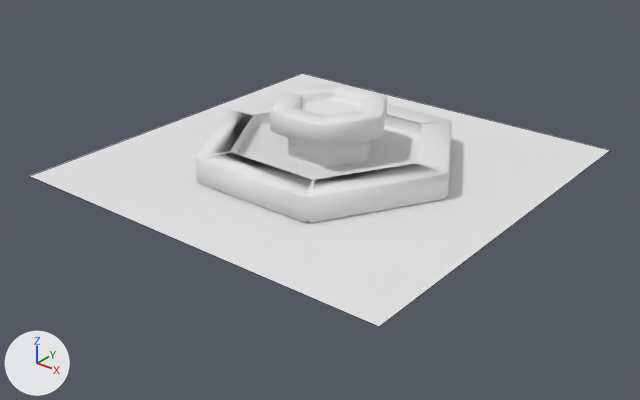
Two versions of the Blender file assets/PROP/school.blend, one commit apart.
Camera for both pictures: a camera (50 mm lens) standing at (11.02, -14.12, 7.76) and looking at (0.23, -0.62, -0.6). Arrows for +X, +Y and +Z are at lower left; the lights stay in place. Mesh edges are drawn as thin lines on the coarser meshes. Materials are left out; every surface is plain grey.

Script lines for the objects in view, before the commit:
```python
me_cylinder = bpy.data.meshes.new('Cylinder')
me_cylinder.from_pydata(...)  # 360 vertices, 343 faces; spans x -2.6..2.6, y -2.97..2.97, z -0.3..1.1
me_cylinder.polygons.foreach_set('use_smooth', [True] * 343)
me_cylinder.materials.append(mat_cycles)
me_plane = bpy.data.meshes.new('Plane')
me_plane.from_pydata([(-1.0, -1.0, 0.0), (1.0, -1.0, 0.0), (-1.0, 1.0, 0.0), (1.0, 1.0, 0.0)], [], [(0, 1, 3, 2)])
ob_fontain = bpy.data.objects.new('fontain', me_cylinder)
ob_fontain.location = (0.0, 0.0, 0.3)
ob_fontain.rotation_euler = (0.0, 0.0, 0.524)  # degrees (0, 0, 30)
ob_plane = bpy.data.objects.new('Plane', me_plane)
ob_plane.location = (0.0, 0.0, 0.0)
ob_plane.scale = (4.54, 4.54, 4.54)
```
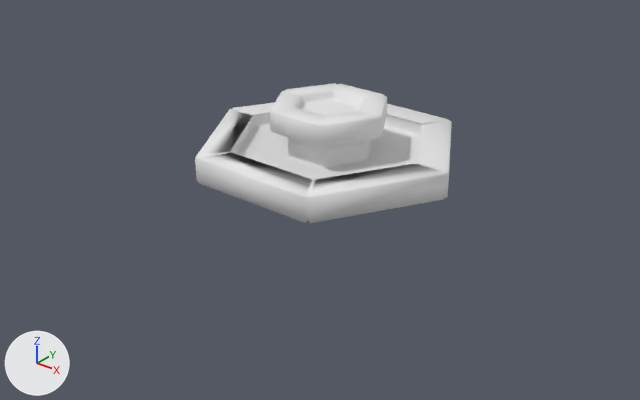
Changed parts and their boxes (x1, y1, x2, y2) in the pictures (640 x 400 px):
'Plane', hidden
    before: (30, 73, 611, 327)

Patch to the scene script:
```diff
--- a/assets/PROP/school.blend.py
+++ b/assets/PROP/school.blend.py
@@ ob_plane @@
 ob_plane.scale = (4.54, 4.54, 4.54)
+ob_plane.hide_viewport = True
```
